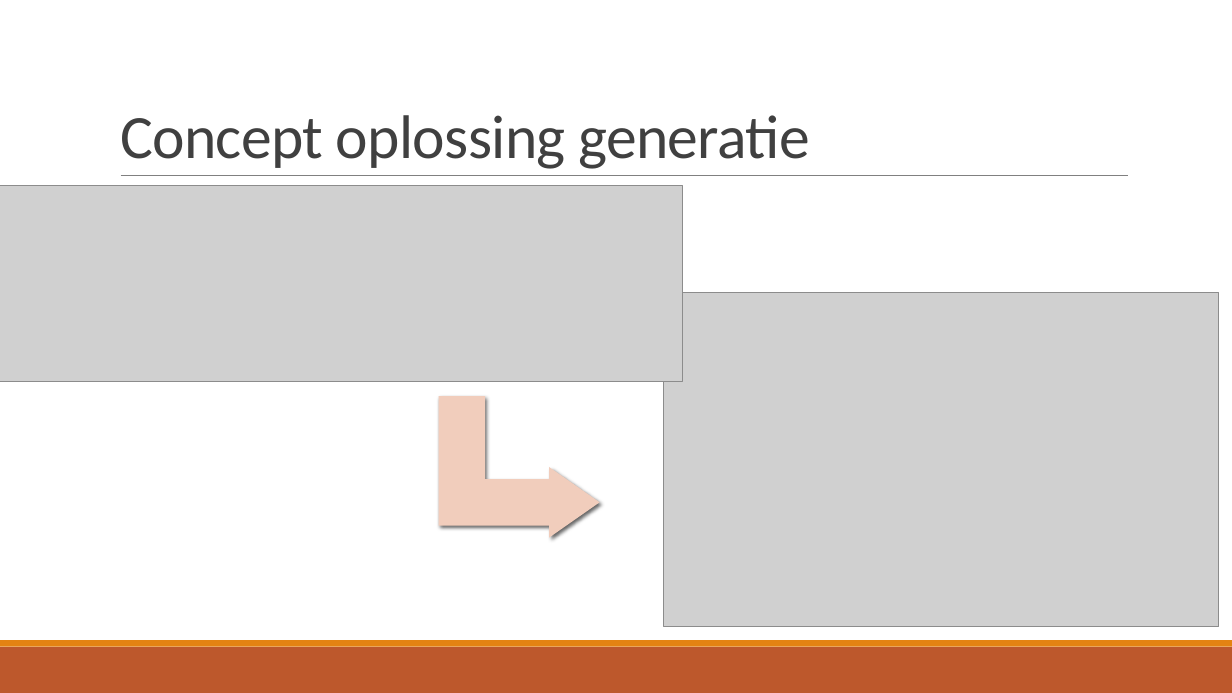
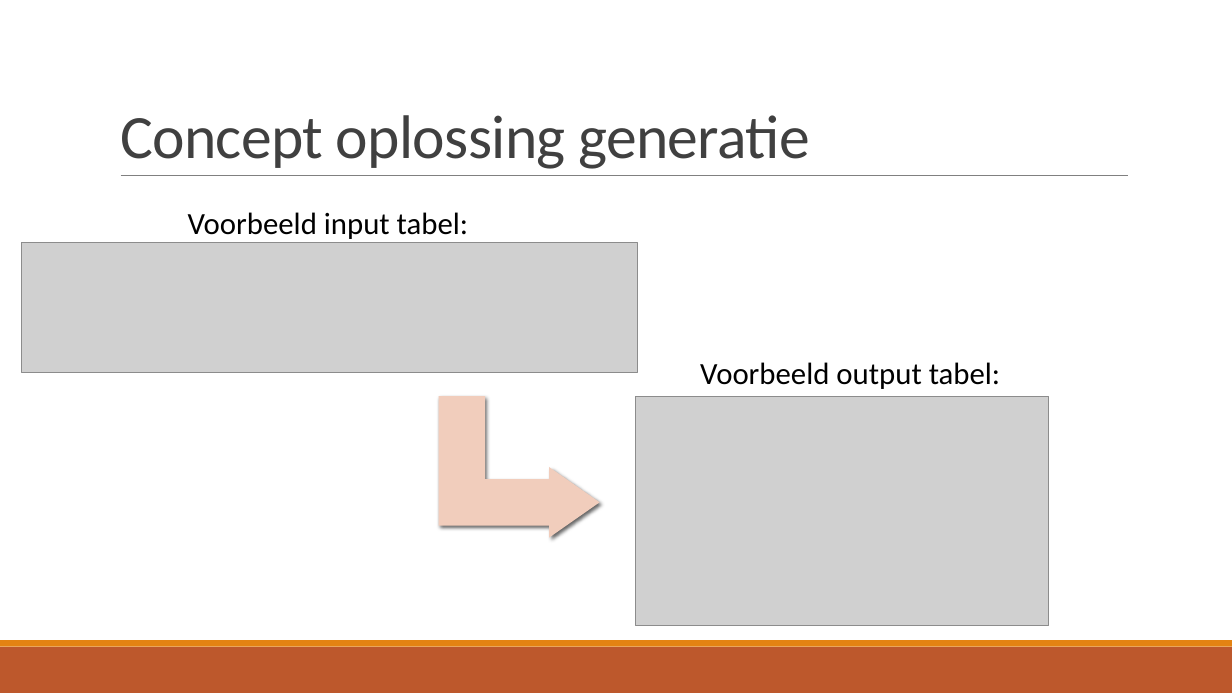
Before and after one commit to TomDeGroote/Bachelorproef, a slide deck: slide 11 of Opdracht 2/Literatuurstudie.pptx. Drawn at 1232x693 pixels with LibreOffice and Linux fonts; fonts in the diff are those of the drawing; grey boxes stand for pictures. Boxes give left, top, right and bottom in pixels: in the first picture for what was removed or moved away, otherwise in the second. Text is boxed around its words. In the diff, an @@ line names an element or a change of style, - is before the commit and + after.

```diff
--- a/Opdracht 2/Literatuurstudie.pptx
+++ b/Opdracht 2/Literatuurstudie.pptx
@@ text added at [188,212,468,239], 24 pt, text #000000 @@
+Voorbeeld input tabel:
@@ picture: place and size @@
-picture at [0,186,682,382]
+picture at [22,243,638,373]
@@ picture removed at [665,292,1220,627] @@
@@ text added at [700,362,1000,389], 24 pt, text #000000 @@
+Voorbeeld output tabel:
@@ picture added at [636,396,1049,626] @@
```
Also in this commit, not shown: 4 other slides changed, 5 slides added, 6 slides removed, 4 other files.
